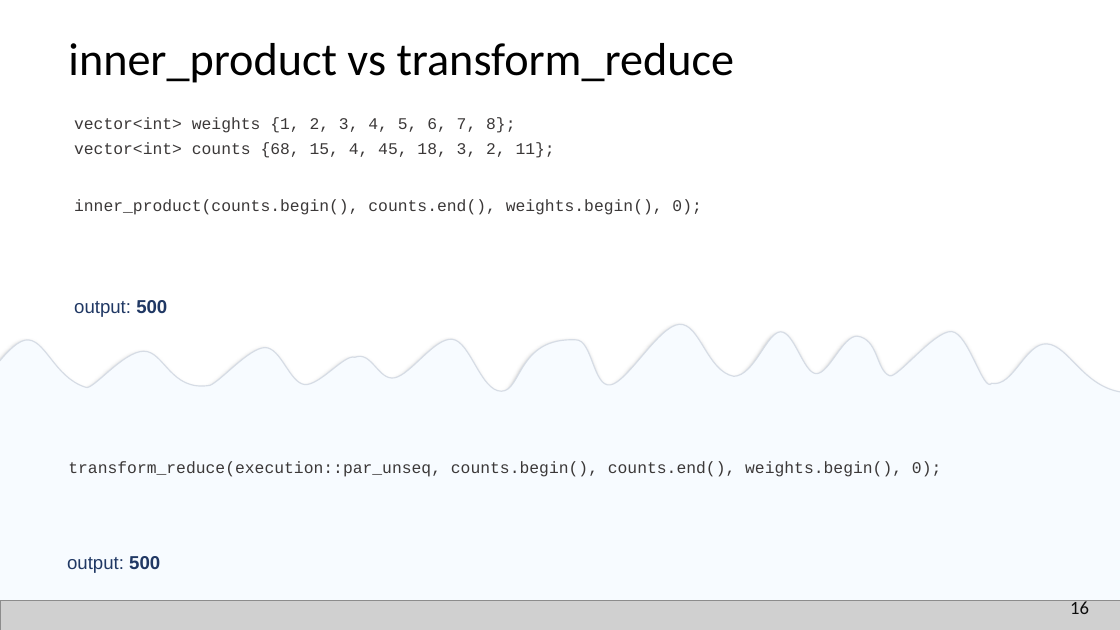
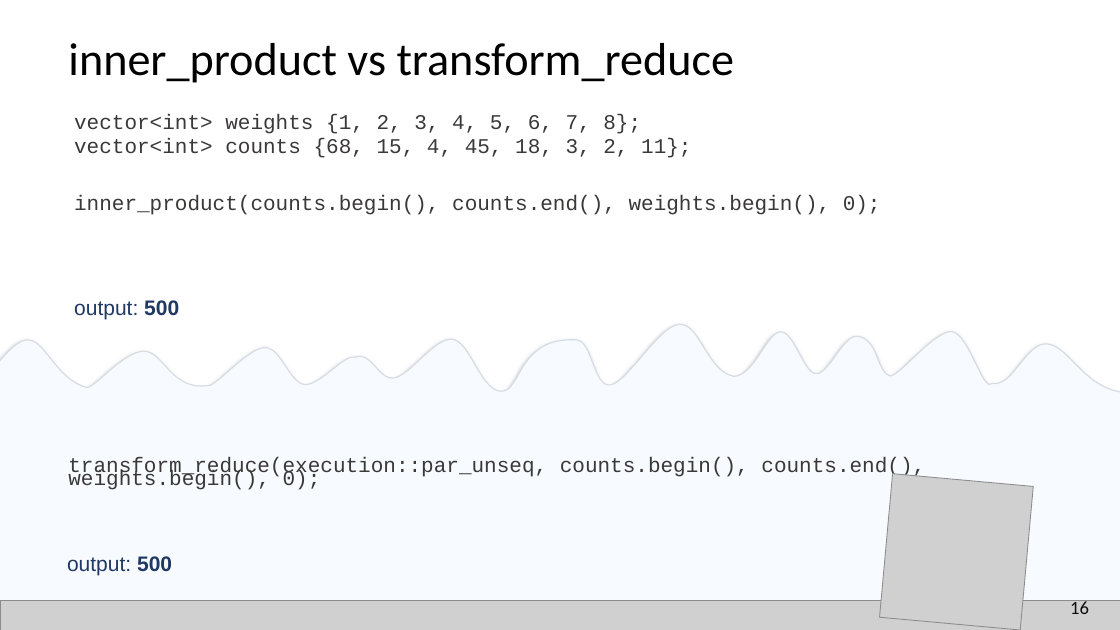
Before and after one commit to EmptySquareBubble/StoriesFromAParallelUniverse-, a slide deck: slide 17 of stories_from_a_paralel_universe.pptx. Drawn at 1120x630 pixels with LibreOffice and Linux fonts; fonts in the diff are those of the drawing; grey boxes stand for pictures. Boxes give left, top, right and bottom in pixels: in the first picture for what was removed or moved away, otherwise in the second. Text is boxed around its words. In the diff, an @@ line names an element or a change of style, - is before the commit and + after.

```diff
--- a/stories_from_a_paralel_universe.pptx
+++ b/stories_from_a_paralel_universe.pptx
@@ text "output: 500" at (74,300,179,320): size 16 to 18 pt @@
@@ size 14 to 18 pt in 3 elements at (74,114,691,158), (74,195,881,215), (68,457,925,490) @@
@@ picture added at (880,474,1034,630) @@
@@ text "output: 500" at (67,556,172,576): size 16 to 18 pt @@
```
Also in this commit, not shown: 17 other slides changed.
